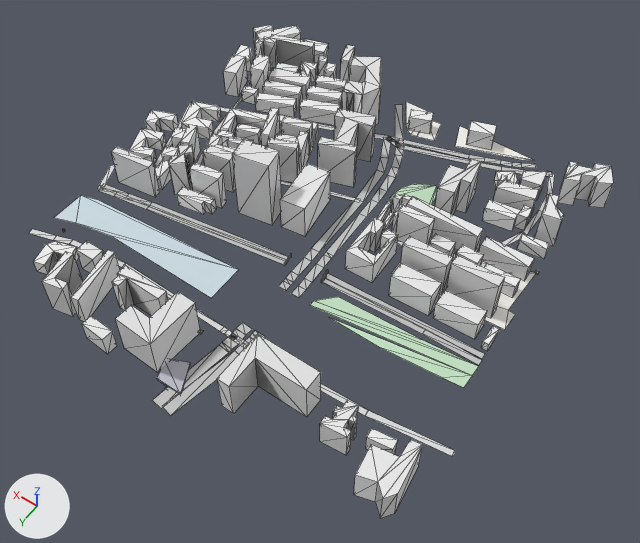
The glTF model white-model-six-districts/chunks/121_98_high.glb: old version first, new version second.
Camera for both pictures: a camera (50 mm lens) standing at (352.0, 2284.0, 769.0) and looking at (703.0, 1792.0, -4.0). Every picture has the same lights, and +X, +Y and +Z are marked at lower left. The first picture is the older version. Mesh edges are drawn as thin lines. Vertices at exactly the same position are counted once.

The scene before the commit, as lines of its bpy script (objects in view):
```python
me_mesh_0 = bpy.data.meshes.new('Mesh_0')
me_mesh_0.from_pydata(...)  # 1472 vertices, 1624 faces; spans x 472.0..1016.0, y 1483.0..2023.0, z -13.0..91.0
me_mesh_0.materials.append(mat_material_0)
ob_mesh_0 = bpy.data.objects.new('Mesh_0', me_mesh_0)
ob_mesh_0.location = (0.0, 0.0, 0.0)
```
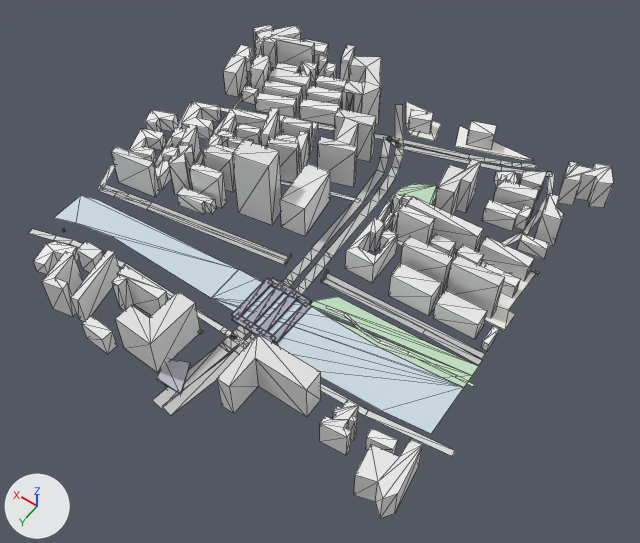
Pixel boxes [x1, y1, x2, y2] of what changed, in the pictures (640 x 543 px):
part 1 of me_mesh_0, added
    after: [212, 270, 479, 433]

What the commit changed:
me_mesh_0 is used by ob_mesh_0; location (0.0, 0.0, 0.0).
me_mesh_0 had 1472 vertices, 1624 faces and spanned x 472.0..1016.0, y 1483.0..2023.0, z -13.0..91.0.
me_mesh_0 now has 1653 vertices, 1827 faces and spans x 472.0..1016.0, y 1483.0..2023.0, z -13.0..91.0.
me_mesh_0 part 1: 149 vertices added at x 493.0..778.0, y 1819.0..1903.0, z -6.0..-1.0.
Other edits to the shape of me_mesh_0 do not show in these pictures.
